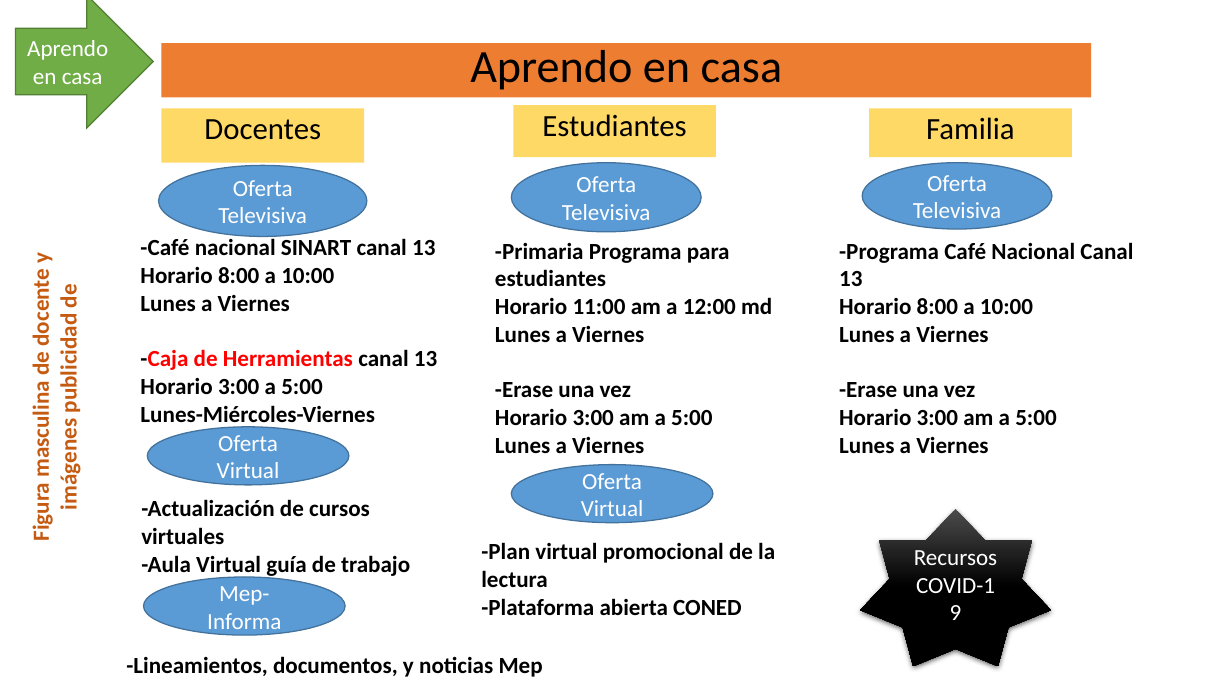
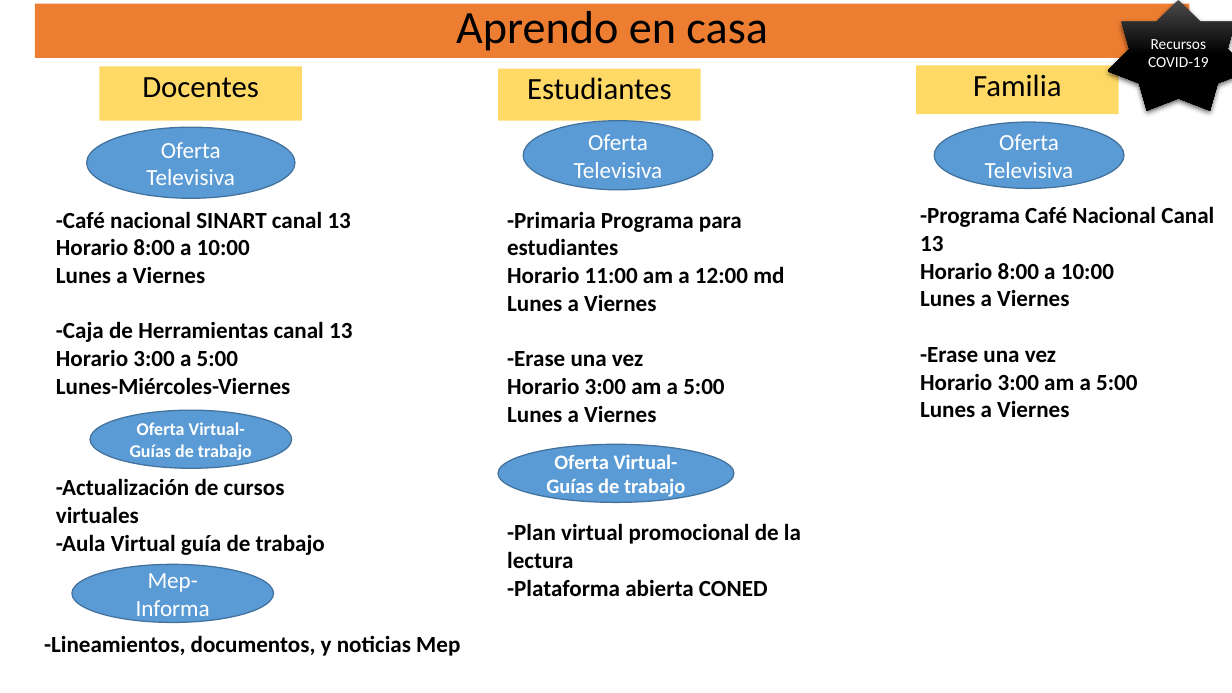
Before and after one commit to producciongespro/Aprendo-en-casa, a slide deck: slide 5 of documentacion/Aprendoencasa-covid-19.pptx (slide 2 before the commit). Drawn at 1232x693 pixels with LibreOffice and Linux fonts; fonts in the diff are those of the drawing. Boxes give left, top, right and bottom in pixels: in the first picture for what was removed or moved away, otherwise in the second. Text is boxed around its words. In the diff, an @@ line names an element or a change of style, - is before the commit and + after.

```diff
--- a/documentacion/Aprendoencasa-covid-19.pptx
+++ b/documentacion/Aprendoencasa-covid-19.pptx
@@ right arrow removed at (x1=16, y1=0, x2=153, y2=128) @@
-Aprendo en casa
@@ title "Aprendo en casa" resized from (x1=162, y1=43, x2=1092, y2=98) to (x1=35, y1=4, x2=1189, y2=58) @@
@@ star "Recursos COVID-19" resized from (x1=860, y1=509, x2=1051, y2=666) to (x1=1108, y1=0, x2=1232, y2=111) @@
@@ star "Recursos COVID-19" at (x1=1108, y1=0, x2=1232, y2=111): size 18 to 12 pt @@
@@ subtitle "Docentes" moved from (x1=162, y1=108, x2=364, y2=163) to (x1=100, y1=67, x2=302, y2=121) @@
@@ rectangle "Estudiantes" moved from (x1=514, y1=105, x2=716, y2=157) to (x1=498, y1=68, x2=701, y2=120) @@
@@ rectangle "Familia" moved from (x1=870, y1=108, x2=1072, y2=157) to (x1=916, y1=66, x2=1118, y2=115) @@
@@ ellipse "Oferta Televisiva" moved from (x1=159, y1=165, x2=367, y2=237) to (x1=87, y1=128, x2=295, y2=199) @@
@@ ellipse "Oferta Televisiva" moved from (x1=511, y1=163, x2=701, y2=232) to (x1=523, y1=121, x2=713, y2=190) @@
@@ ellipse "Oferta Televisiva" moved from (x1=862, y1=163, x2=1052, y2=229) to (x1=934, y1=122, x2=1124, y2=189) @@
@@ text "-Café nacional SINART canal 13" moved from (x1=140, y1=236, x2=437, y2=428) to (x1=56, y1=211, x2=352, y2=394) @@
@@ text "-Primaria Programa para estudiantes" moved from (x1=495, y1=243, x2=772, y2=453) to (x1=507, y1=212, x2=784, y2=422) @@
@@ text "-Programa Café Nacional Canal 13" moved from (x1=839, y1=242, x2=1133, y2=453) to (x1=920, y1=206, x2=1214, y2=417) @@
@@ text removed at (x1=27, y1=254, x2=83, y2=540) @@
-Figura masculina de docente y imágenes publicidad de
@@ text at (x1=56, y1=321, x2=352, y2=342): text colour #FF0000 to #000000 in "-Caja de Herramientas" @@
@@ ellipse "Oferta Virtual-Guías de trabajo" moved from (x1=147, y1=427, x2=348, y2=485) to (x1=90, y1=410, x2=291, y2=469) @@
@@ text in ellipse at (x1=130, y1=422, x2=252, y2=460): text changed; size 18 to 14 pt; bold on @@
-Oferta Virtual
+Oferta Virtual-Guías de trabajo
@@ ellipse "Oferta Virtual-Guías de trabajo" resized from (x1=511, y1=465, x2=713, y2=523) to (x1=498, y1=445, x2=734, y2=503) @@
@@ text "-Actualización de cursos virtuales" moved from (x1=141, y1=499, x2=410, y2=578) to (x1=56, y1=478, x2=325, y2=555) @@
@@ text in ellipse at (x1=546, y1=454, x2=685, y2=499): text changed; size 18 to 16 pt; bold on @@
-Oferta Virtual
+Oferta Virtual-Guías de trabajo
@@ text "-Plan virtual promocional de la ..." moved from (x1=481, y1=542, x2=775, y2=615) to (x1=507, y1=523, x2=801, y2=596) @@
@@ ellipse "Mep-Informa" moved from (x1=143, y1=577, x2=345, y2=635) to (x1=72, y1=565, x2=274, y2=623) @@
@@ text "-Lineamientos, documentos, y noticias Mep" moved from (x1=126, y1=656, x2=543, y2=677) to (x1=44, y1=635, x2=460, y2=656) @@
```
Also in this commit, not shown: 4 slides added.
